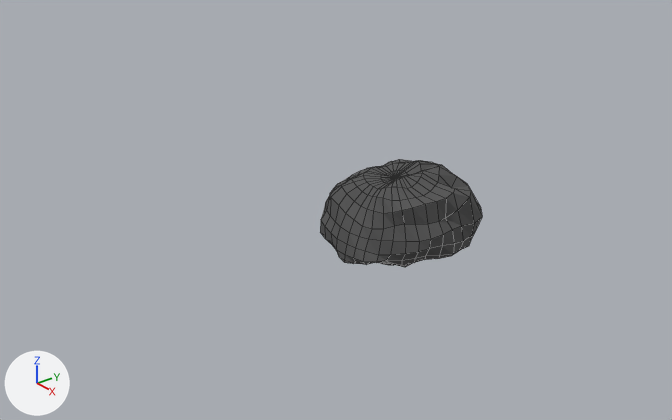
The Blender file Blender/steen.blend: old version first, new version second.
One viewpoint serves both versions: a 50 mm lens placed at (9.44, -8.54, 6.06), pointed at (-0.79, -0.49, 0.31). Lighting does not change. The marker at lower left points along +X, +Y and +Z. Mesh edges are drawn as thin lines.

Before the edit, the objects in view are built like this:
```python
me_sphere_002 = bpy.data.meshes.new('Sphere.002')
me_sphere_002.from_pydata(...)  # 482 vertices, 512 faces; spans x -1.13..1.06, y -0.95..1.37, z -0.24..1.12
me_sphere_002.materials.append(mat_material_001)  # dark grey #555555
ob_sphere = bpy.data.objects.new('Sphere', me_sphere_002)
ob_sphere.location = (0.0, 0.0, 0.0)
```
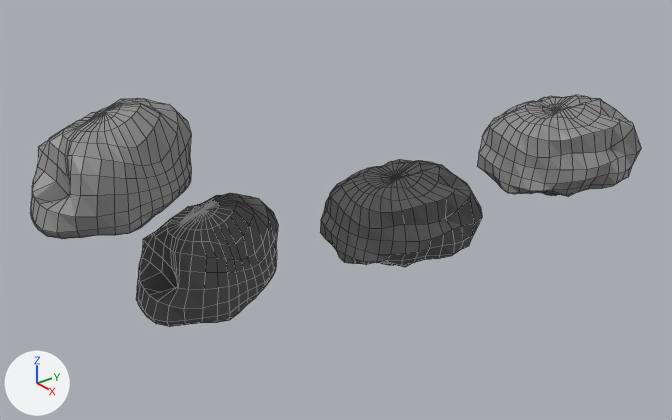
Commit message: steen
extra steen en kleur

What the commit changed:
Material 'Material.002' (mat_material_002) is new.
Its base color is (0.255, 0.255, 0.255) (grey #8a8a8a).
Mesh me_sphere_003 is new.
It has 482 vertices, 512 faces and spans x -1.34..1.06, y -1.21..1.39, z -0.32..1.39.
It uses material mat_material_001 (dark grey #555555).
Mesh me_sphere_001 is new.
It has 482 vertices, 512 faces and spans x -1.13..1.06, y -0.95..1.37, z -0.24..1.12.
It uses material mat_material_002 (grey #8a8a8a).
Mesh me_sphere is new.
It has 482 vertices, 512 faces and spans x -1.34..1.06, y -1.21..1.39, z -0.32..1.39.
It uses material mat_material_002 (grey #8a8a8a).
Object 'Sphere.003' (ob_sphere_003) is new; it shows me_sphere_003.
Its location is (-2.25, -2.0, -1.1).
Object 'Sphere.002' (ob_sphere_002) is new; it shows me_sphere_001.
Its location is (0.99, 2.31, 0.83).
Object 'Sphere.001' (ob_sphere_001) is new; it shows me_sphere.
Its location is (-2.34, -3.44, 0.75).

What differs and where, as boxes (x1, y1, x2, y2) in the pictures (672 x 420 px):
'Sphere.001', added
    after: (31, 98, 191, 239)
'Sphere.003', added
    after: (136, 193, 278, 326)
'Sphere.002', added
    after: (477, 95, 641, 197)
